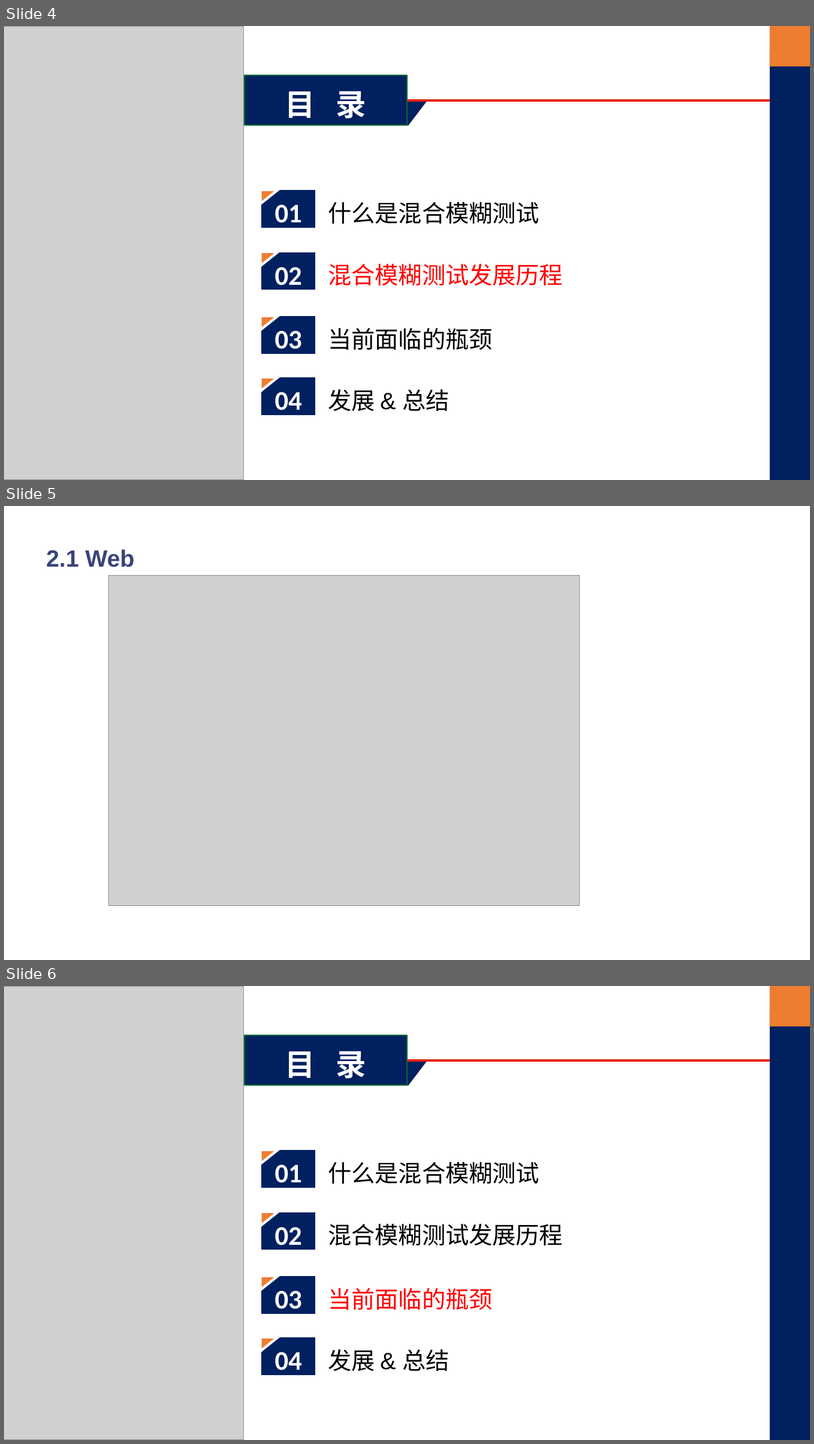
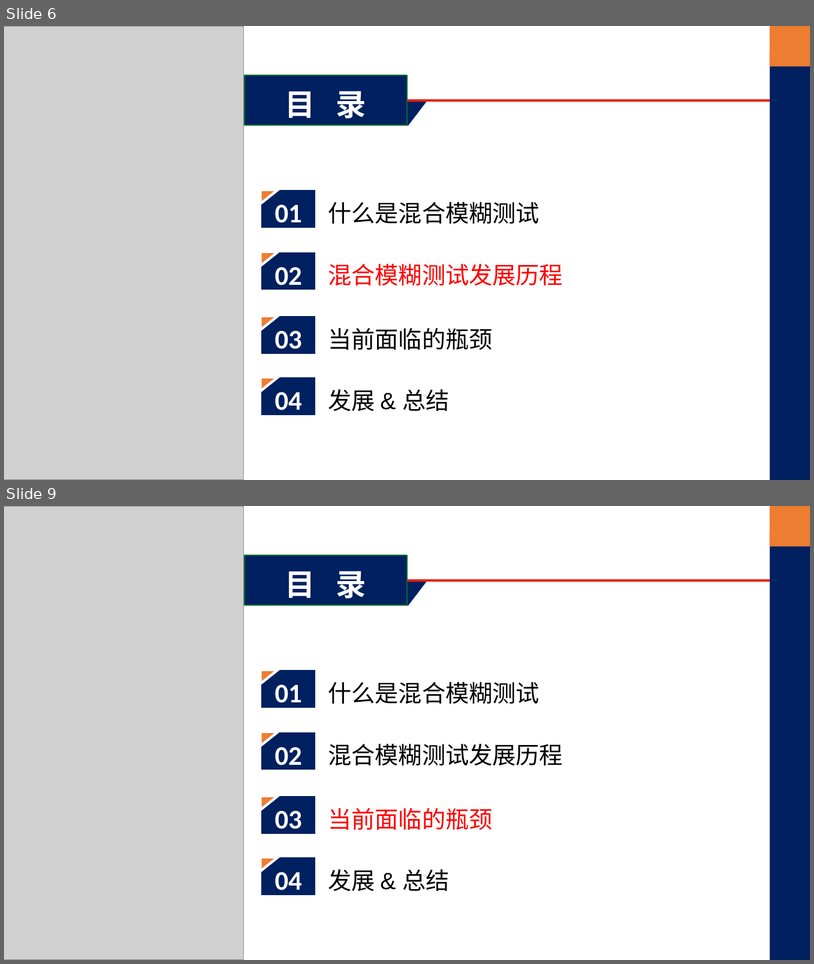
Before and after one commit to WayneDevMaze/Chinese_review_fuzzing, a slide deck: PPT/A Survey of Hybrid Fuzzing based on Symbolic Execution.pptx. Shown one above the other, each under a label of ours: slides 4, 5 and 6 before the commit, slides 6 and 9 after it; the slides between them are not shown. The pictures are 814x1444 and 814x964 pixels, drawn with LibreOffice and Linux fonts; fonts in the diff are those of the drawing; grey boxes stand for pictures. Boxes give left, top, right and bottom in pixels: in the first picture for what was removed or moved away, otherwise in the second. Text is boxed around its words. In the diff, an @@ line names an element or a change of style, - is before the commit and + after.

```diff
--- a/PPT/A Survey of Hybrid Fuzzing based on Symbolic Execution.pptx
+++ b/PPT/A Survey of Hybrid Fuzzing based on Symbolic Execution.pptx
@@ slide 5 removed at (4, 506, 810, 960), background #FFFFFF @@
@@ text removed at (46, 549, 135, 567) @@
-2.1 Web
@@ picture removed at (108, 576, 581, 905) @@
@@ what was slide 4 is now slide 6 @@
@@ what was slide 6 is now slide 9 @@
```
Also in this commit, not shown: 6 slides added, 2 other slides removed.
